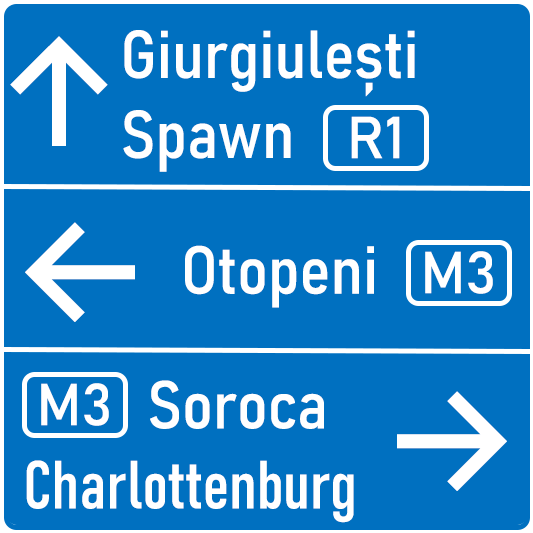
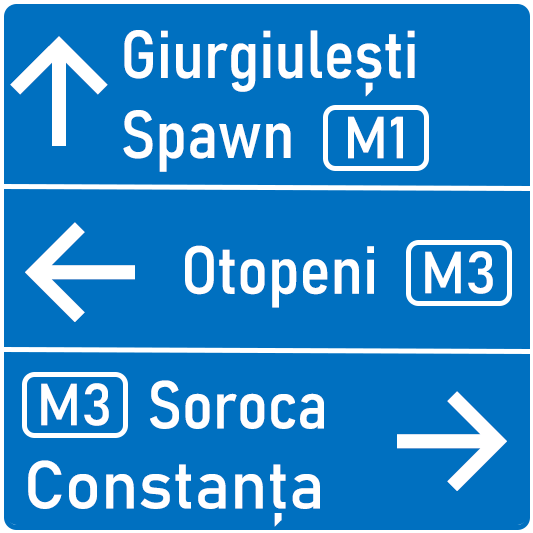
Layers edited between the first and the second 533x533 image:
renamed "R1" to "M1", painted on it over [348, 116, 403, 159]
renamed "Soroca Charlottenburg" to "Soroca Constanța", painted on it over [26, 460, 354, 527]
